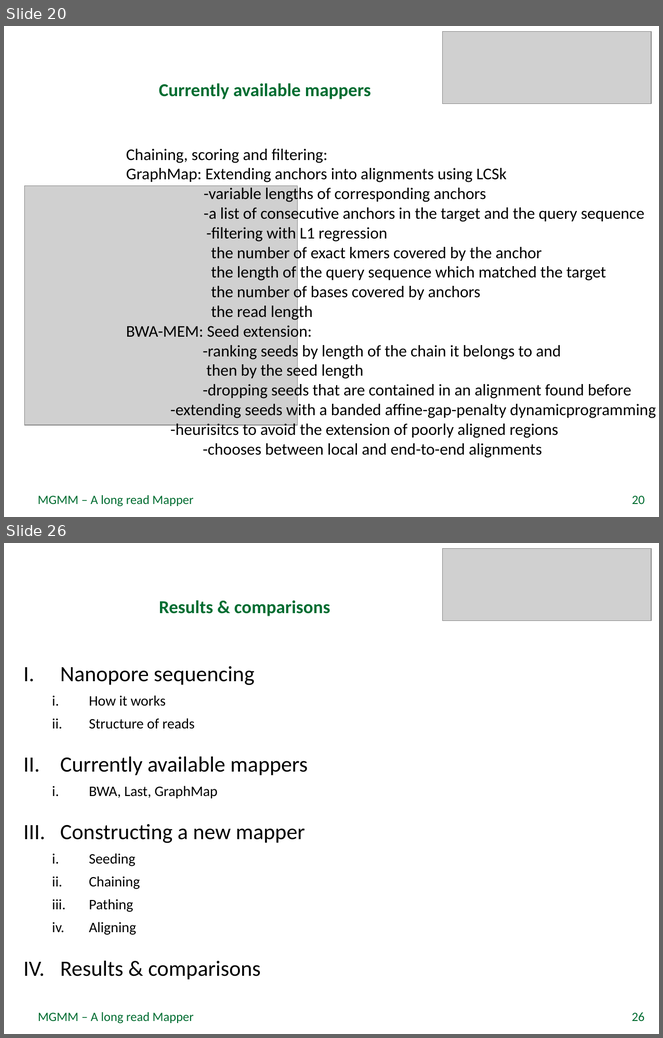
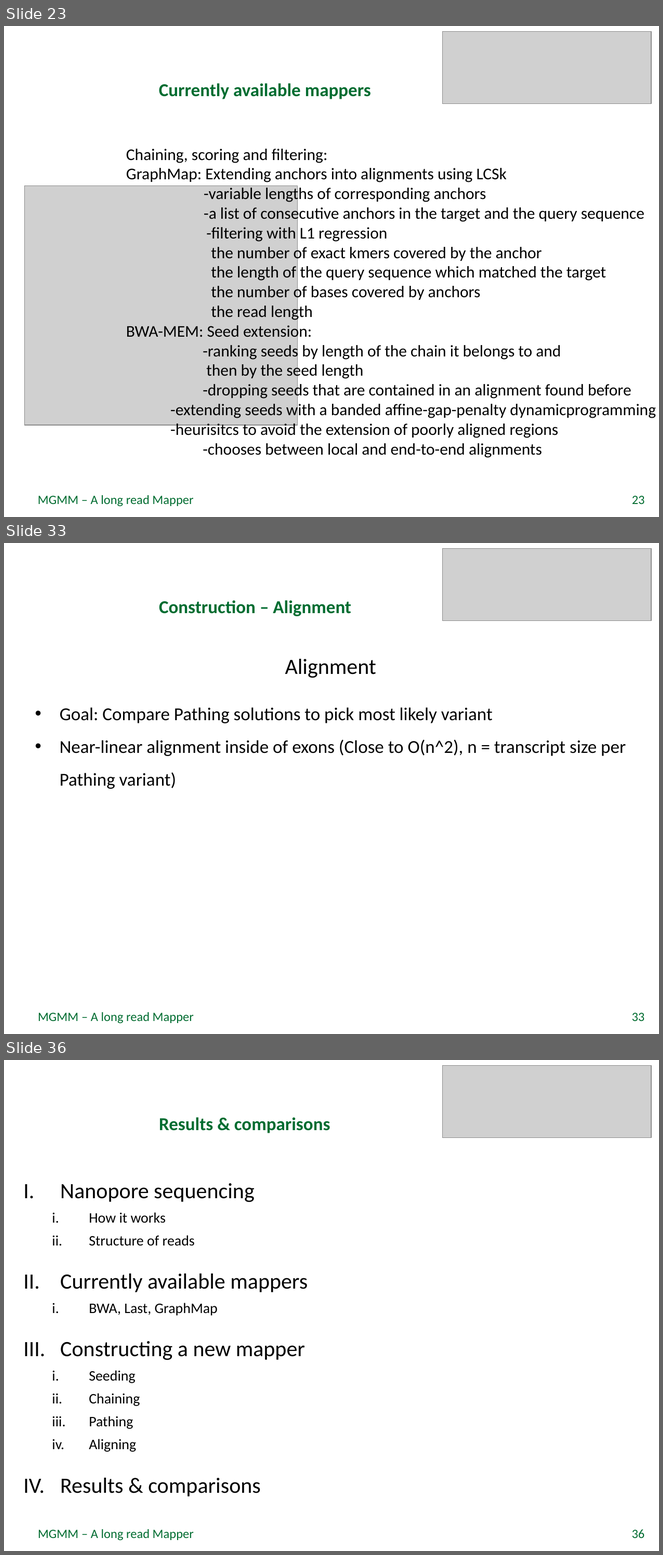
Before and after one commit to rfechtner/minions, a slide deck: Präsentation.pptx. Shown one above the other, each under a label of ours: slides 20 and 26 before the commit, slides 23, 33 and 36 after it; the slides between them are not shown. The pictures are 663x1038 and 663x1555 pixels, drawn with LibreOffice and Linux fonts; fonts in the diff are those of the drawing; grey boxes stand for pictures; background and template pictures are left out. Boxes give left, top, right and bottom in pixels: in the first picture for what was removed or moved away, otherwise in the second. Text is boxed around its words. In the diff, an @@ line names an element or a change of style, - is before the commit and + after.

```diff
--- a/Präsentation.pptx
+++ b/Präsentation.pptx
@@ slide 33 added at [4, 543, 659, 1034], background picture (left out) @@
@@ picture added at [442, 548, 651, 621] @@
@@ title added at [159, 600, 351, 616], 20 pt, text #006C30, bold @@
+Construction – Alignment
@@ text added at [285, 658, 376, 678], 24 pt, text #000000 @@
+Alignment
@@ text added at [60, 707, 626, 789], 20 pt, text #000000 @@
+• Goal: Compare Pathing solutions to pick most likely variant
+• Near-linear alignment inside of exons (Close to O(n^2), n = transcript size per Pathing variant)
@@ text added at [38, 1013, 194, 1024], 14 pt, text #006C30 @@
+MGMM – A long read Mapper
@@ page number added at [632, 1013, 645, 1021], 14 pt, text #006C30 @@
+33
@@ what was slide 20 is now slide 23 @@
@@ page number at [632, 496, 645, 504]: text changed @@
-20
+23
@@ what was slide 26 is now slide 36 @@
@@ page number at [632, 1530, 645, 1538]: text changed @@
-26
+36
```
Also in this commit, not shown: 8 slides changed, 14 other slides added, 1 other file.
